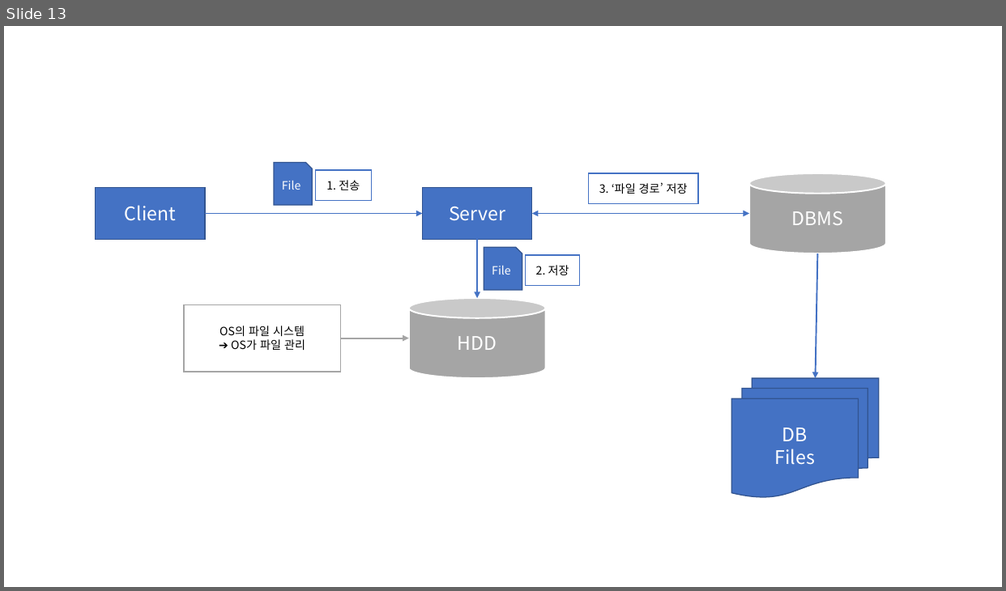
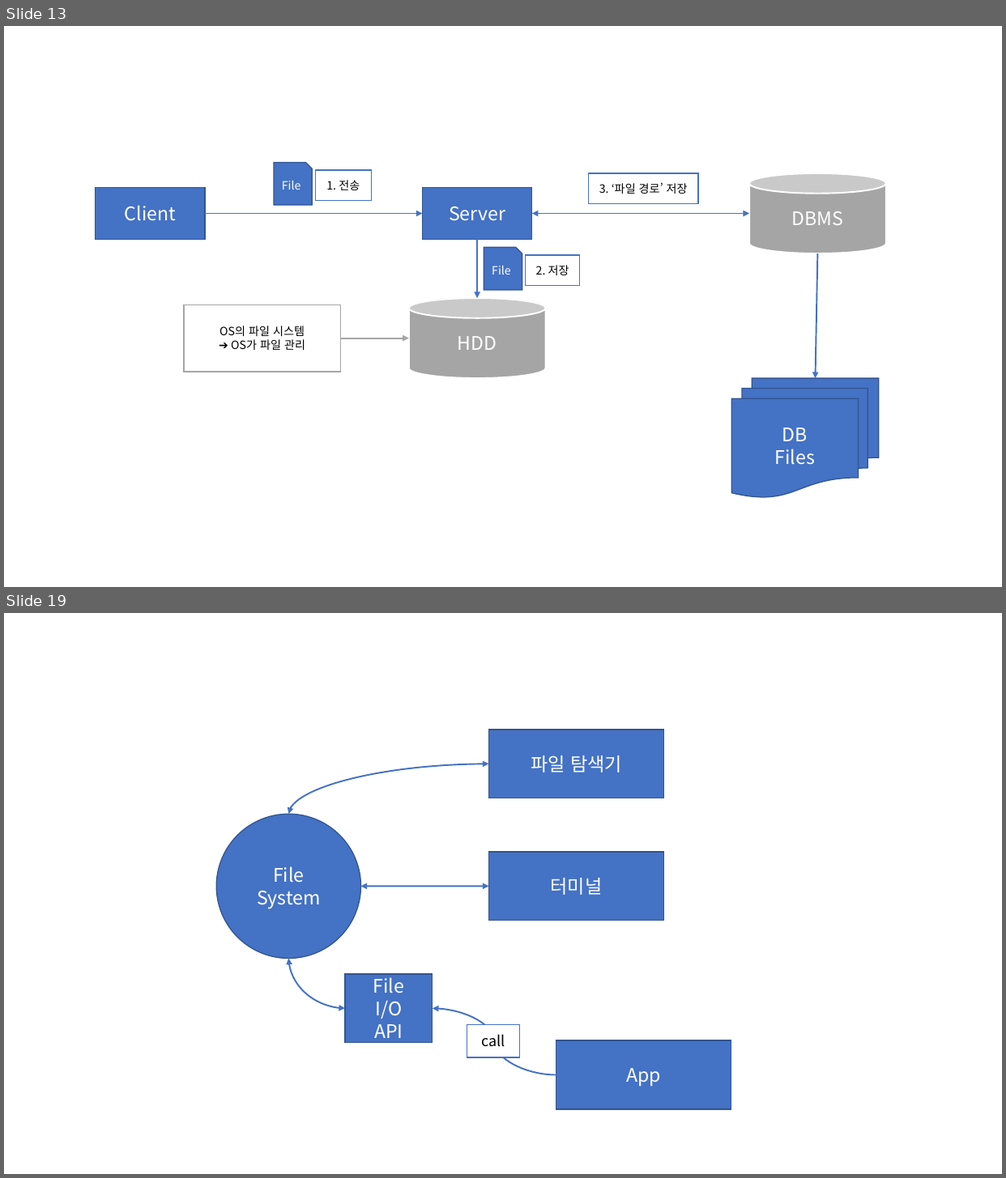
Before and after one commit to Dingadung/2022-study-workspace, a slide deck: study-note/데이터베이스/2022-08-31 내용정리.pptx. Shown one above the other, each under a label of ours: slide 13 before the commit, slides 13 and 19 after it; the slides between them are not shown. The pictures are 1006x591 and 1006x1178 pixels, drawn with LibreOffice and Linux fonts; fonts in the diff are those of the drawing. Boxes give left, top, right and bottom in pixels: in the first picture for what was removed or moved away, otherwise in the second. Text is boxed around its words. In the diff, an @@ line names an element or a change of style, - is before the commit and + after.

```diff
--- a/study-note/데이터베이스/2022-08-31 내용정리.pptx
+++ b/study-note/데이터베이스/2022-08-31 내용정리.pptx
@@ slide 19 added at [4,613,1002,1174], background #FFFFFF @@
@@ rectangle added at [489,730,664,798], fill #4472C4, outline #325491 1 pt, 18 pt, text #FFFFFF @@
+파일 탐색기
@@ curved double arrow added from (288, 815) to (489, 764), #4472C4 1.5 pt @@
@@ ellipse added at [216,815,361,959], fill #4472C4, outline #325491 1 pt, 18 pt, text #FFFFFF @@
+File
+System
@@ rectangle added at [489,852,664,921], fill #4472C4, outline #325491 1 pt, 18 pt, text #FFFFFF @@
+터미널
@@ curved double arrow added from (361, 886) to (489, 886), #4472C4 1.5 pt @@
@@ curved double arrow added from (288, 959) to (345, 1008), #4472C4 1.5 pt @@
@@ rectangle added at [345,974,433,1043], fill #4472C4, outline #325491 1 pt, 18 pt, text #FFFFFF @@
+File
+I/O
+API
@@ curved arrow added from (556, 1075) to (432, 1008), #4472C4 1.5 pt @@
@@ rectangle added at [467,1024,520,1058], fill #FFFFFF, outline #4472C4 1 pt, 14 pt, text #000000 @@
+call
@@ rectangle added at [556,1041,731,1110], fill #4472C4, outline #325491 1 pt, 18 pt, text #FFFFFF @@
+App
```
Also in this commit, not shown: 8 other slides added, 8 slides removed, 4 other files.
